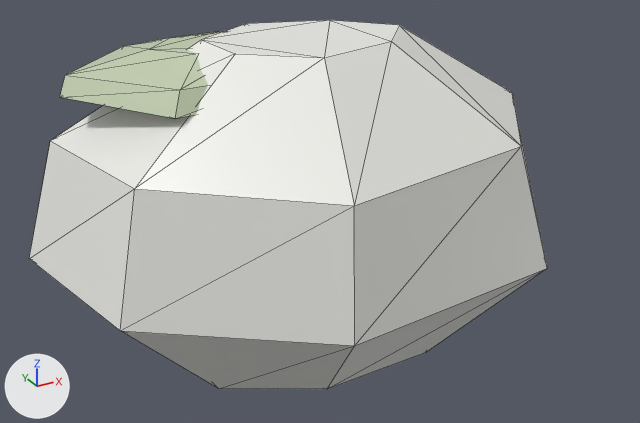
The glTF model xia-ai-town/assets/hd2d/props/mossy_boulder.glb: old version first, new version second.
Rendered twice from a 50 mm camera at (-1.323, -2.506, 1.793) aimed at (0.034, -0.039, 0.559). The lights are fixed; the arrows at lower left show +X, +Y and +Z. The first picture is the older version. Mesh edges are drawn as thin lines. Vertices at exactly the same position are counted once.

The scene before the commit, as lines of its bpy script (objects in view):
```python
me_mossy_boulder = bpy.data.meshes.new('mossy_boulder')
me_mossy_boulder.from_pydata(...)  # 52 vertices, 96 faces; spans x -0.89..0.98, y -0.67..0.64, z 0.05..1.16
# faces by material slot: [52, 44]
me_mossy_boulder.materials.append(mat_xia_p3_rock)  # white #efefea
me_mossy_boulder.materials.append(mat_xia_p3_moss)  # pale green #c5d1b3
ob_mossy_boulder = bpy.data.objects.new('mossy_boulder', me_mossy_boulder)
ob_mossy_boulder.location = (0.0, 0.0, 0.0)
```
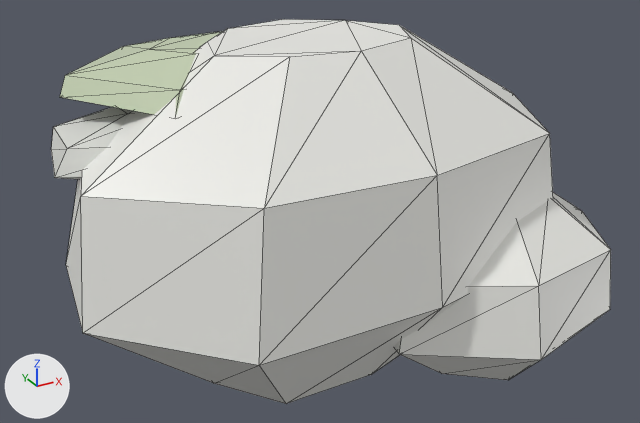
Diff of the bpy script that builds the scene:
```diff
--- a/xia-ai-town/assets/hd2d/props/mossy_boulder.glb.py
+++ b/xia-ai-town/assets/hd2d/props/mossy_boulder.glb.py
@@ mat_xia_p3_stone @@
+mat_xia_p3_stone = principled_material('XIA_P3_stone')
+mat_xia_p3_stone.base_color = (0.72, 0.73, 0.69)  # light grey #ddded8
+mat_xia_p3_stone.roughness = 0.4
@@ me_mossy_boulder @@
 # used by ob_mossy_boulder; location = (0.0, 0.0, 0.0)
-me_mossy_boulder.from_pydata(...)  # 52 vertices, 96 faces; spans x -0.89..0.98, y -0.67..0.64, z 0.05..1.16
+me_mossy_boulder.from_pydata(...)  # 116 vertices, 216 faces; spans x -0.86..1.06, y -0.75..0.65, z 0.02..1.16
+# me_mossy_boulder part 1: a new loose piece of 28 vertices spanning x 0.06..1.06, y -0.75..0.15, z 0.02..0.63, in mat_xia_p3_rock (white #efefea)
+# me_mossy_boulder part 2: a new loose piece of 28 vertices spanning x -0.84..-0.06, y -0.13..0.39, z 0.77..0.97, in mat_xia_p3_stone (light grey #ddded8)
+# me_mossy_boulder part 3
+# 4 vertices are removed from x -0.46..0.2, y -0.33..0.19, z 0.05..1.16
+# 25 faces are deleted
+# 20 vertices move from x -0.89..0.6, y -0.67..0.64, z 0.05..1.16 to x -0.49..0.73, y -0.63..0.65, z 0.05..1.16
+# 12 vertices are added at x -0.86..0.24, y -0.33..0.33, z 0.05..1.16
+# 41 new faces join them, mat_xia_p3_rock (white #efefea)
 me_mossy_boulder.materials.append(mat_xia_p3_rock)
 me_mossy_boulder.materials.append(mat_xia_p3_moss)
+me_mossy_boulder.materials.append(mat_xia_p3_stone)  # light grey #ddded8
```

Where the change shows, as pixel boxes (x1, y1, x2, y2) in the pictures (640 x 423 px; the box of a moved part takes in the faces that stretch with it):
'mossy_boulder', reshaped (8% wider)
    before: (29, 20, 547, 389)
    after: (51, 19, 611, 404)
part 1 of me_mossy_boulder, added
    after: (394, 192, 611, 380)
part 2 of me_mossy_boulder, added
    after: (51, 107, 130, 180)
part 3 of me_mossy_boulder, moved or reshaped
    before: (29, 20, 547, 389)
    after: (66, 19, 466, 404)
